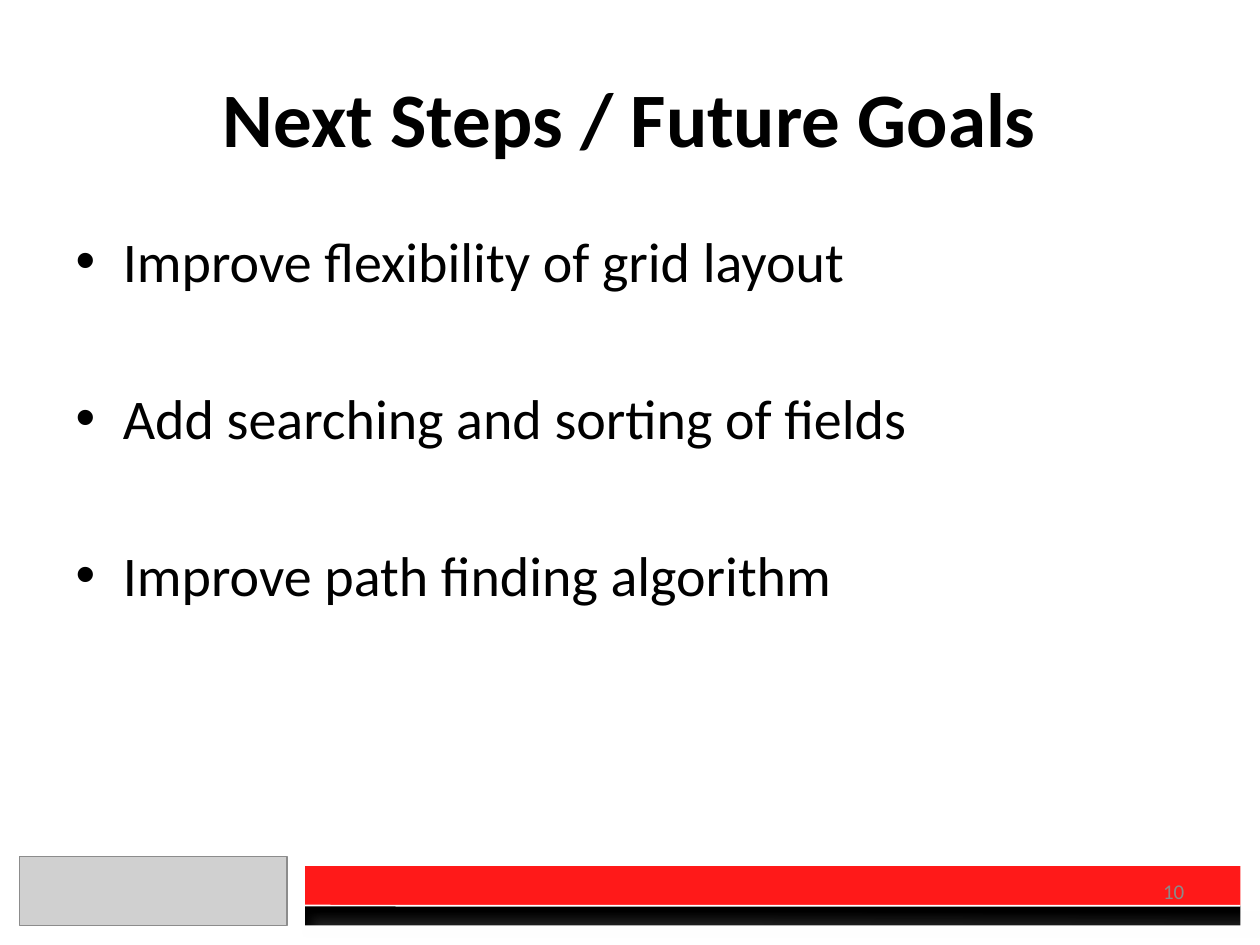
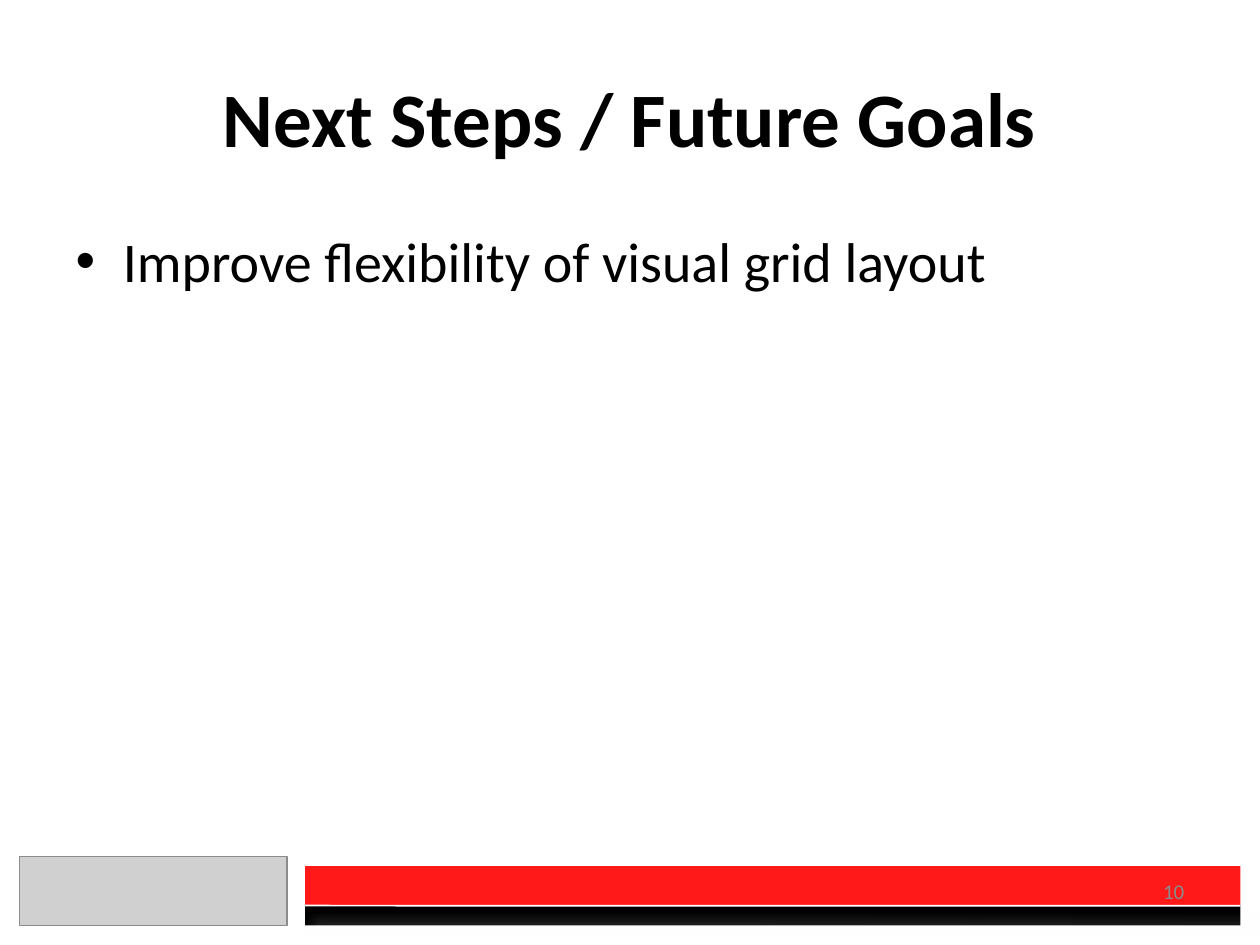
Before and after one commit to DanielSauve/OEC2017, a slide deck: slide 10 of Presentation.pptx. Drawn at 1260x945 pixels with LibreOffice and Linux fonts; fonts in the diff are those of the drawing; grey boxes stand for pictures. Boxes give left, top, right and bottom in pixels: in the first picture for what was removed or moved away, otherwise in the second. Text is boxed around its words. In the diff, an @@ line names an element or a change of style, - is before the commit and + after.

```diff
--- a/Presentation.pptx
+++ b/Presentation.pptx
@@ text at <box>123,243,986,292</box>: text changed @@
-• Improve flexibility of grid layout
-• Add searching and sorting of fields
-• Improve path finding algorithm
+• Improve flexibility of visual grid layout
```
Also in this commit, not shown: 4 other slides changed, 4 other files.
